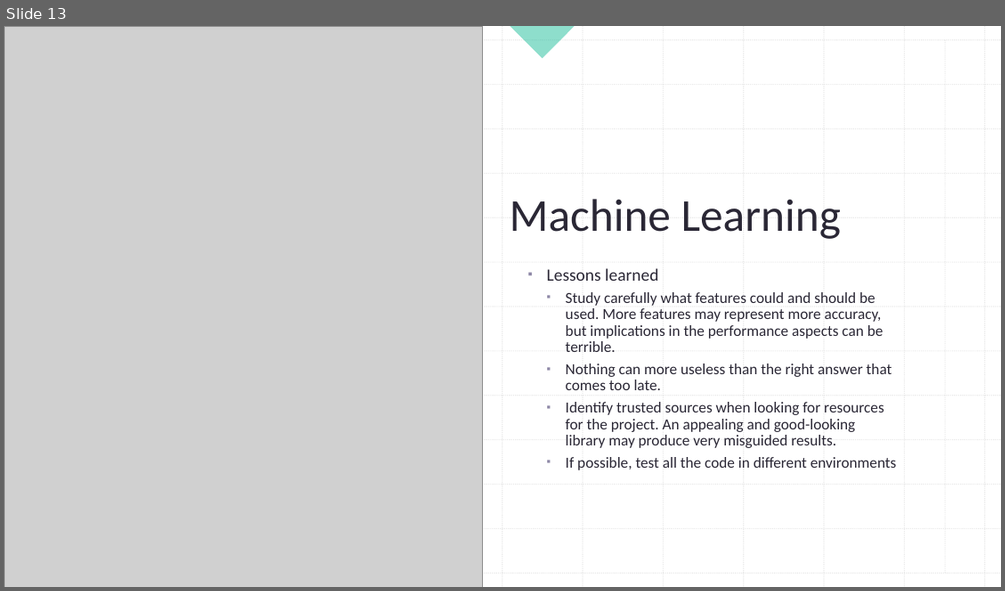
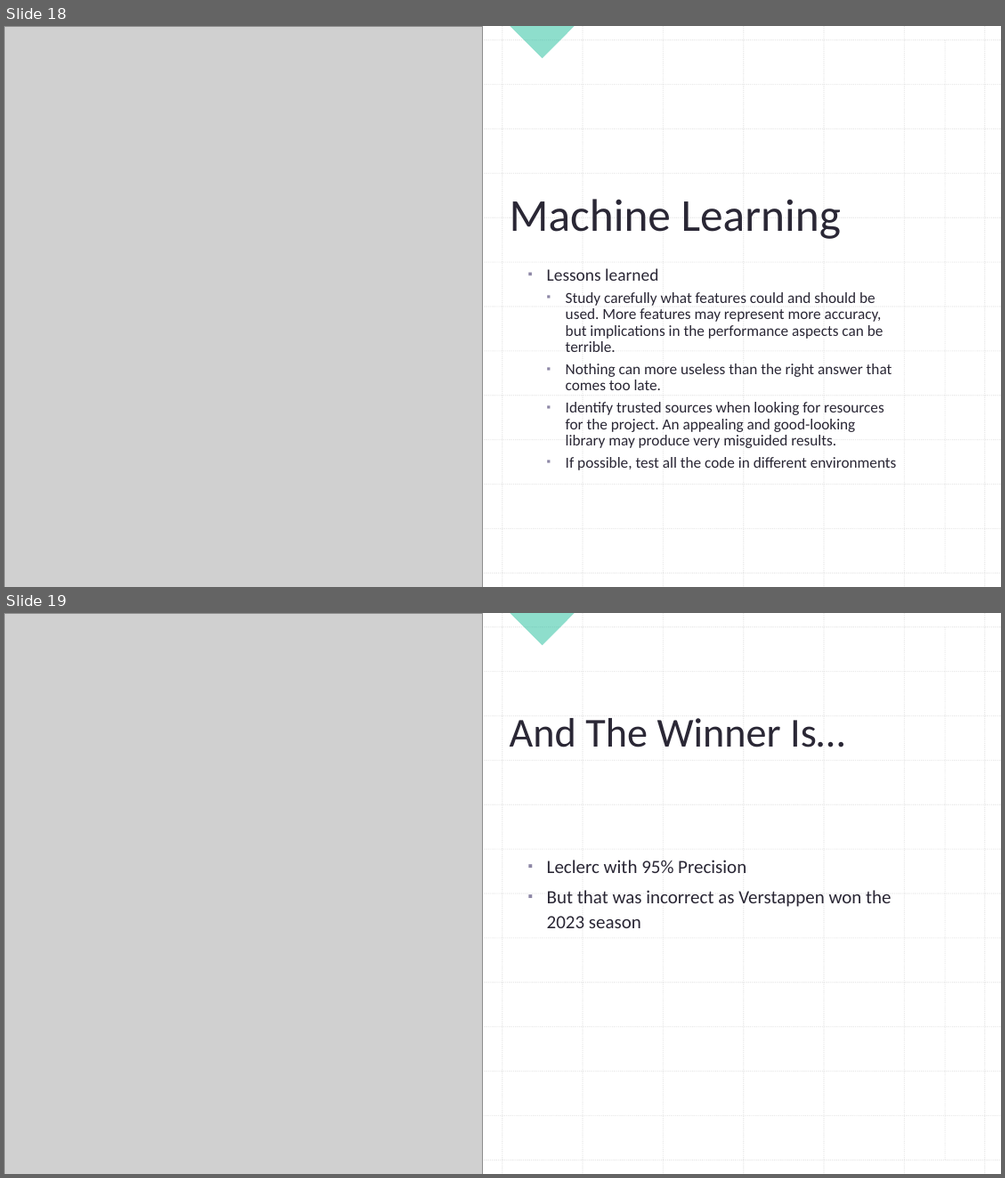
Before and after one commit to joseeneas/RB_Module_24_Project_04, a slide deck: Documents/Project 4 - Group 3 - ML .pptx. Shown one above the other, each under a label of ours: slide 13 before the commit, slides 18 and 19 after it. The pictures are 1005x591 and 1005x1178 pixels, drawn with LibreOffice and Linux fonts; fonts in the diff are those of the drawing; grey boxes stand for pictures. Boxes give left, top, right and bottom in pixels: in the first picture for what was removed or moved away, otherwise in the second. Text is boxed around its words. In the diff, an @@ line names an element or a change of style, - is before the commit and + after.

Commit message:
Last presentation

```diff
--- a/Documents/Project 4 - Group 3 - ML .pptx
+++ b/Documents/Project 4 - Group 3 - ML .pptx
@@ slide 19 added at [4,613,1001,1174], background #FFFFFF; not listed: 27 template elements that a slide beside it also shows @@
@@ rectangle added at [4,613,1001,1174], fill #FFFFFF @@
@@ picture added at [4,613,483,1174] @@
@@ right triangle added at [510,613,575,645], fill #1EBE9B at 50% opacity @@
@@ group added at [4,613,1001,1174]: 27 lines @@
@@ title added at [510,718,845,747], 39.6 pt, text #2A2735 @@
+And The Winner Is…
@@ text added at [547,860,890,928], 18 pt, text #2A2735 @@
+  ▪ Leclerc with 95% Precision
+  ▪ But that was incorrect as Verstappen won the 2023 season
@@ what was slide 13 is now slide 18 @@
```
Also in this commit, not shown: 5 other slides added.
